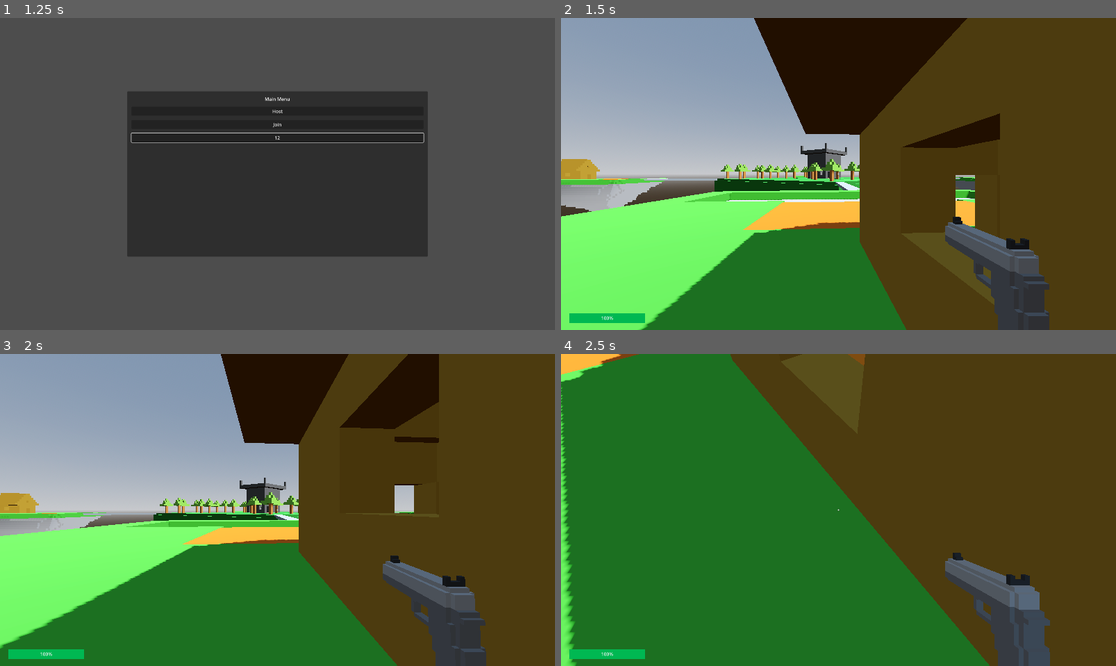
Above: before the commit, frames 1-4 (two rows, left to right).
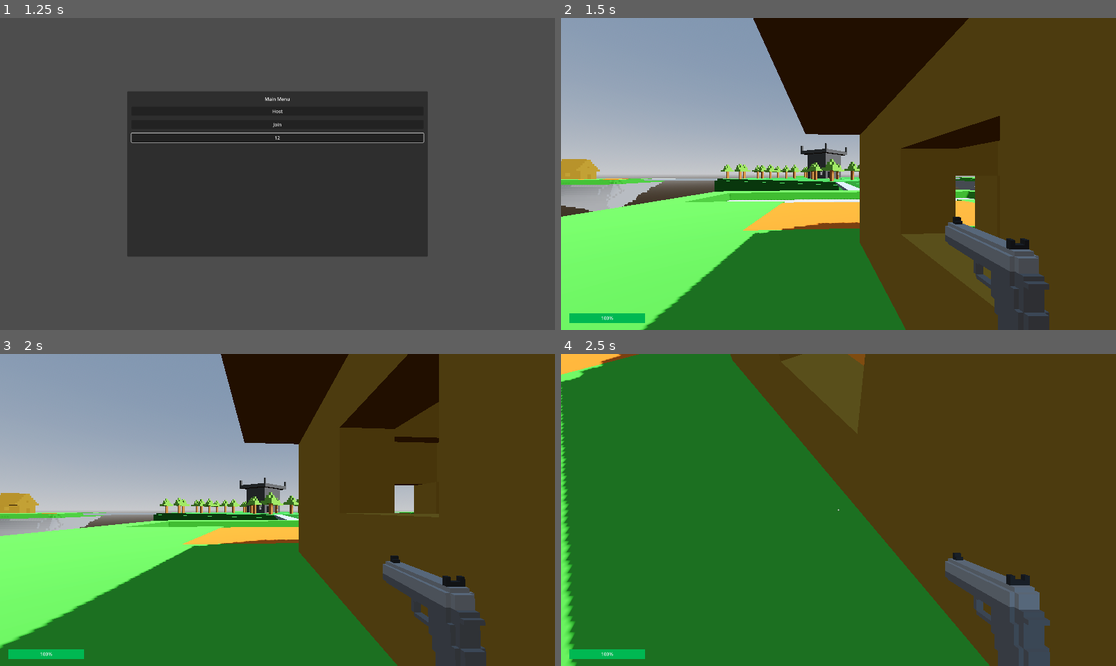
Above: after the commit, the same moments.

Repository: qdanq/Battle-duo
Game: Godot game, scene res://world.tscn
Same seed, same stepped clock (60 frames per second), same inputs: the game is played once before the commit and once after it.
Inputs (mouse positions are in pixels of both pictures, inside the frame that each line leads up to):
- Up to frame 1 (1.25 s): click (277, 136) at 0.52 s; type "12" at 0.6 s
- Up to frame 2 (1.5 s): click "Host" at 1.25 s
- Up to frame 3 (2 s): no input
- Up to frame 4 (2.5 s): tap Enter (ui_accept) at 2, 2.27 s; move the mouse to (866, 510) at 2.02 s; hold Up (ui_up) from 2.03 s (still down); click (866, 510) at 2.1 s

Frame 1 is identical in both runs. In frame 2, 0.6% of the frame differs, in the area x 0-80%, y 0-100%; in frame 3, less than 0.1%; in frame 4, less than 0.1%.
Error after the commit: Invalid access to property or key 'players_spawn_loc' on a base object of type 'PackedScene'. (res://world.gd:87)

Commit message:
Create player_id and players_spawn_loc lists.

Diff:
--- a/player.tscn
+++ b/player.tscn
@@ -15,6 +15,8 @@
 @onready var raycast = $Camera3D/RayCast3D
 @onready var player_model = $PlayerModel
 
+var players_id = []
+var players_spawn_loc = []
 
 var health = 100
 
--- a/world.gd
+++ b/world.gd
@@ -50,6 +50,7 @@
 	player.name = str(peer_id)
 	add_child(player)
 	player.set_position(Vector3(spawn_location()))
+	Player.players_id.append(player.name)
 
 	if player.is_multiplayer_authority():
 		player.health_changed.connect(update_health_bar)
@@ -83,4 +84,5 @@
 		taken_points.clear()
 
 	print("loc again is ", loc)
+	Player.players_spawn_loc.append(loc)
 	return loc
